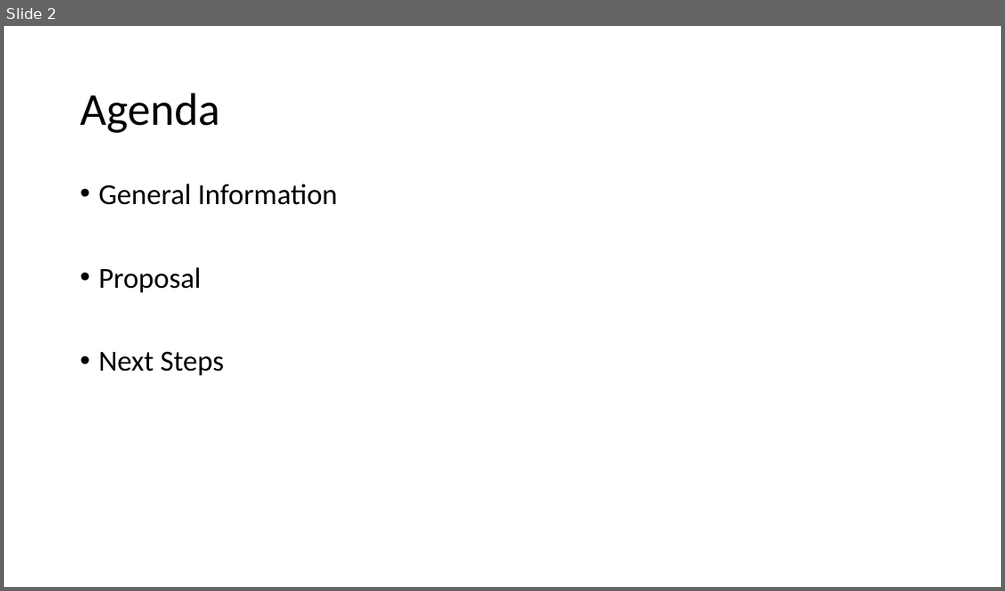
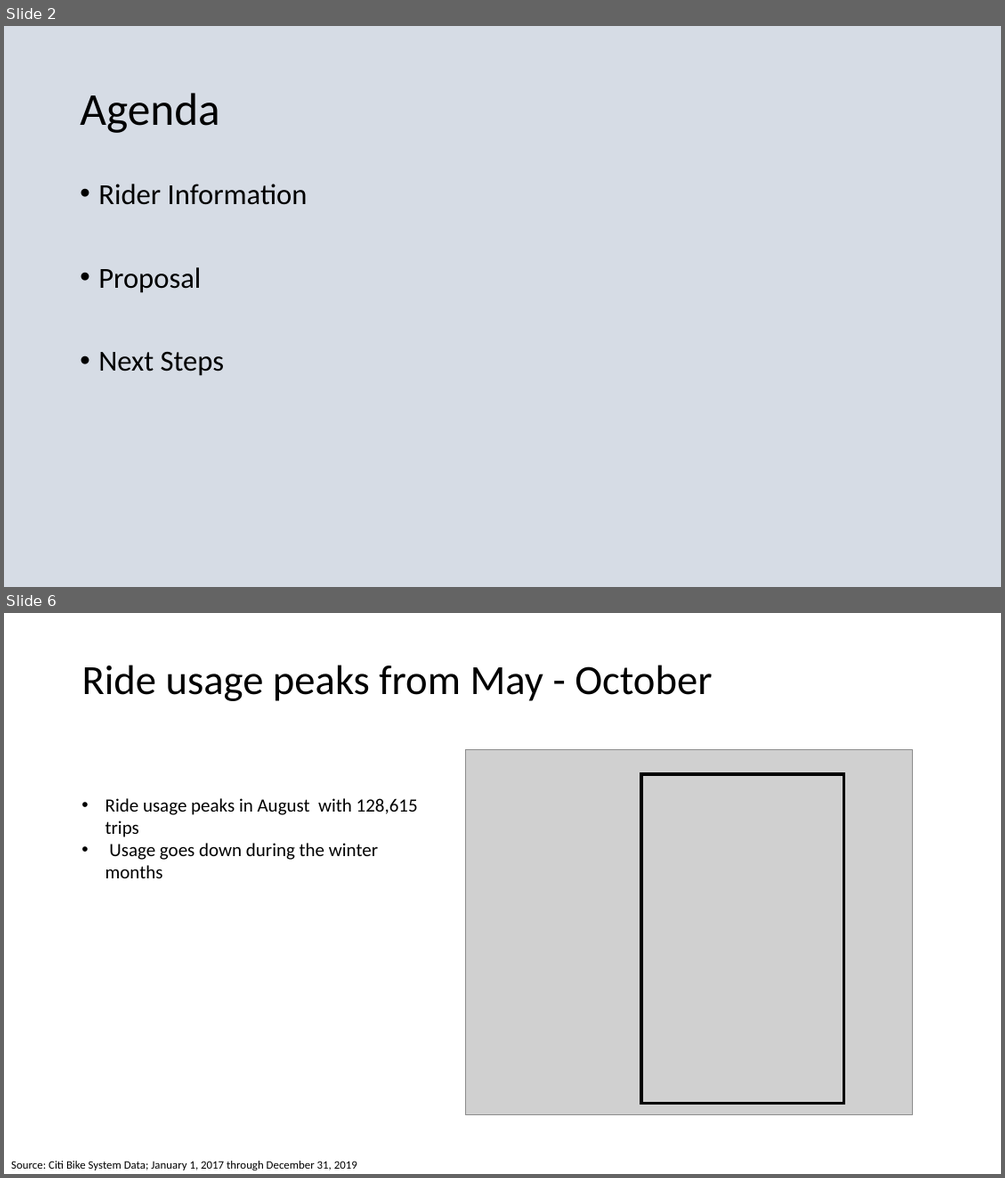
Before and after one commit to cglovertenn/Citi_Bike_Expanded, a slide deck: CitiBike_Final.pptx. Shown one above the other, each under a label of ours: slide 2 before the commit, slides 2 and 6 after it; the slides between them are not shown. The pictures are 1005x591 and 1005x1178 pixels, drawn with LibreOffice and Linux fonts; fonts in the diff are those of the drawing; grey boxes stand for pictures. Boxes give left, top, right and bottom in pixels: in the first picture for what was removed or moved away, otherwise in the second. Text is boxed around its words. In the diff, an @@ line names an element or a change of style, - is before the commit and + after.

```diff
--- a/CitiBike_Final.pptx
+++ b/CitiBike_Final.pptx
@@ slide 6 added at box(4, 613, 1001, 1174), background #FFFFFF @@
@@ title added at box(82, 665, 712, 701), 40 pt, text #000000 @@
+Ride usage peaks from May - October
@@ picture added at box(466, 749, 913, 1115) @@
@@ text added at box(105, 798, 418, 878), 18 pt, text #000000 @@
+• Ride usage peaks in August with 128,615 trips
+• Usage goes down during the winter months
@@ rectangle added at box(641, 774, 844, 1103), outline #000000 3 pt @@
@@ text added at box(11, 1160, 357, 1171), 11 pt, text #000000 @@
+Source: Citi Bike System Data; January 1, 2017 through December 31, 2019
@@ slide 2 changed as well @@
@@ background #FFFFFF to #D6DCE5 @@
@@ text at box(98, 184, 307, 205): text changed @@
-• General Information
+• Rider Information
```
Also in this commit, not shown: 3 other slides changed, 7 other slides added, 7 slides removed.
